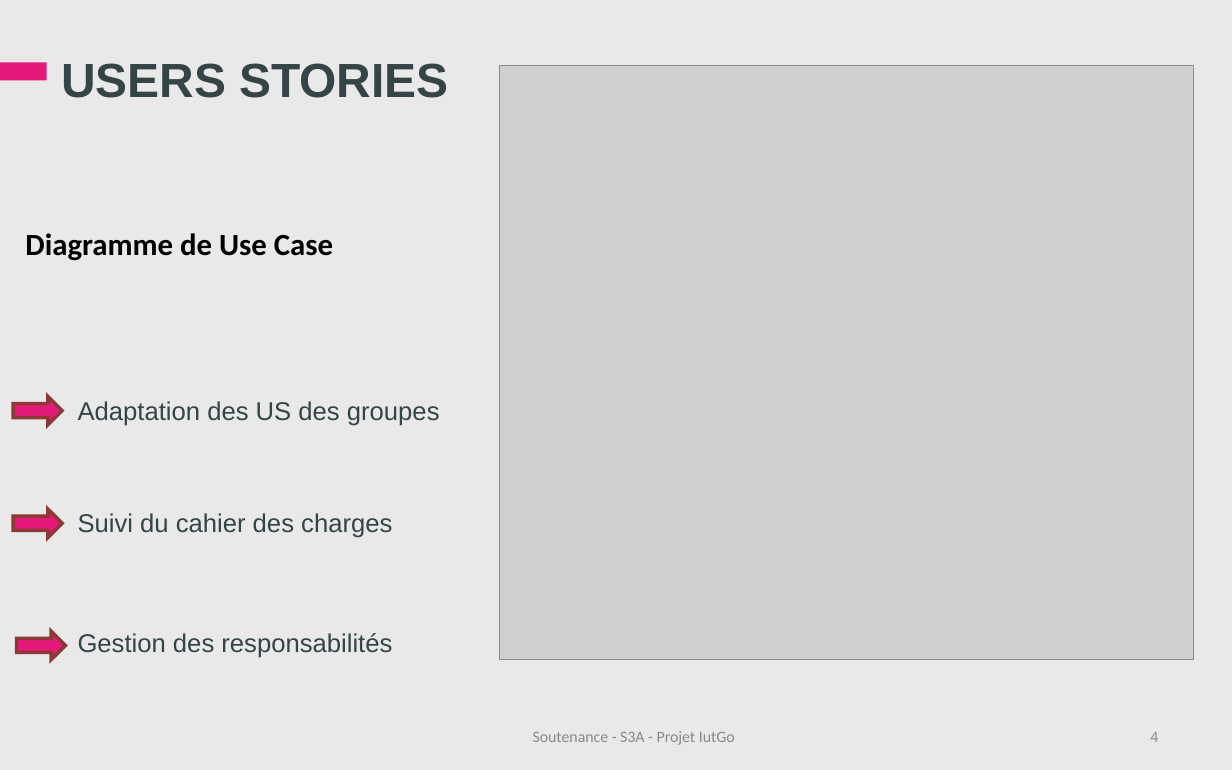
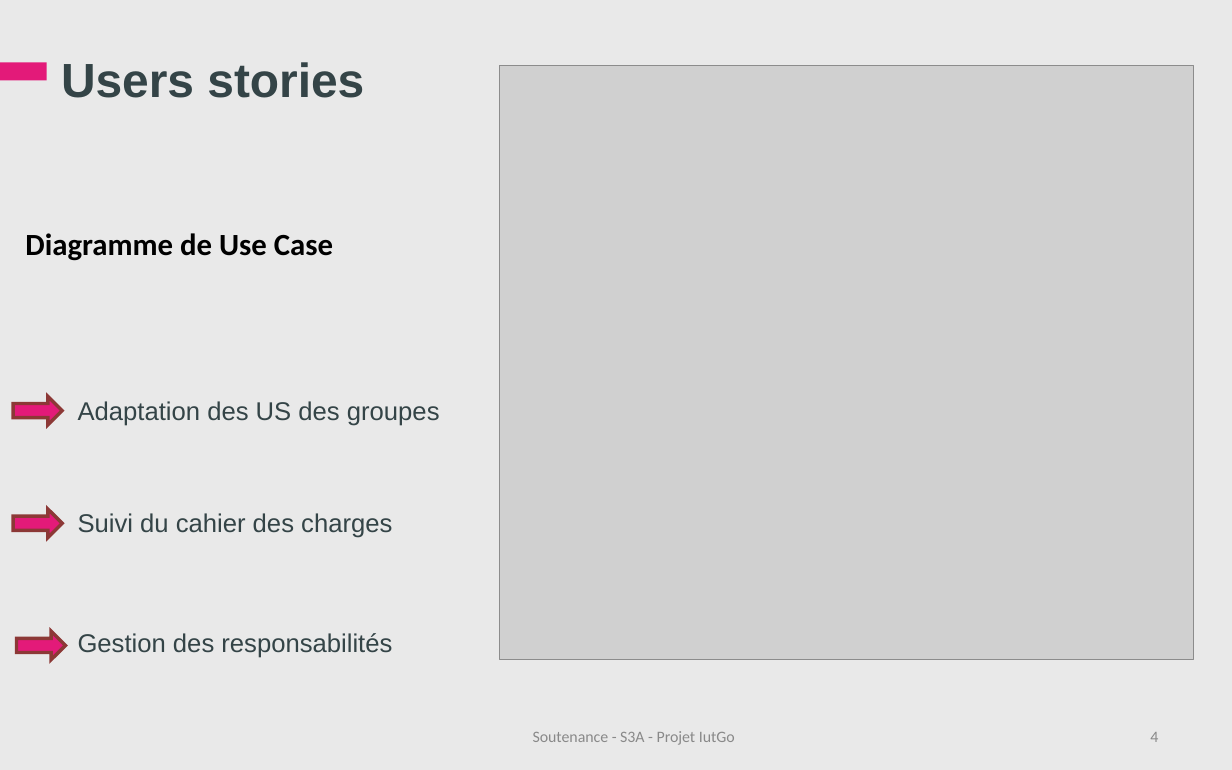
Before and after one commit to iuts3a/IUTGo, a slide deck: slide 4 of Soutenance/Soutenance-IutGo.ppt. Drawn at 1232x770 pixels with LibreOffice and Linux fonts; fonts in the diff are those of the drawing; grey boxes stand for pictures; background and template pictures are left out. Boxes give left, top, right and bottom in pixels: in the first picture for what was removed or moved away, otherwise in the second. Text is boxed around its words. In the diff, an @@ line names an element or a change of style, - is before the commit and + after.

```diff
--- a/Soutenance/Soutenance-IutGo.ppt
+++ b/Soutenance/Soutenance-IutGo.ppt
@@ title at [61,62,364,98]: text changed @@
-USERS STORIES
+Users stories
```
Also in this commit, not shown: 9 other slides changed.
